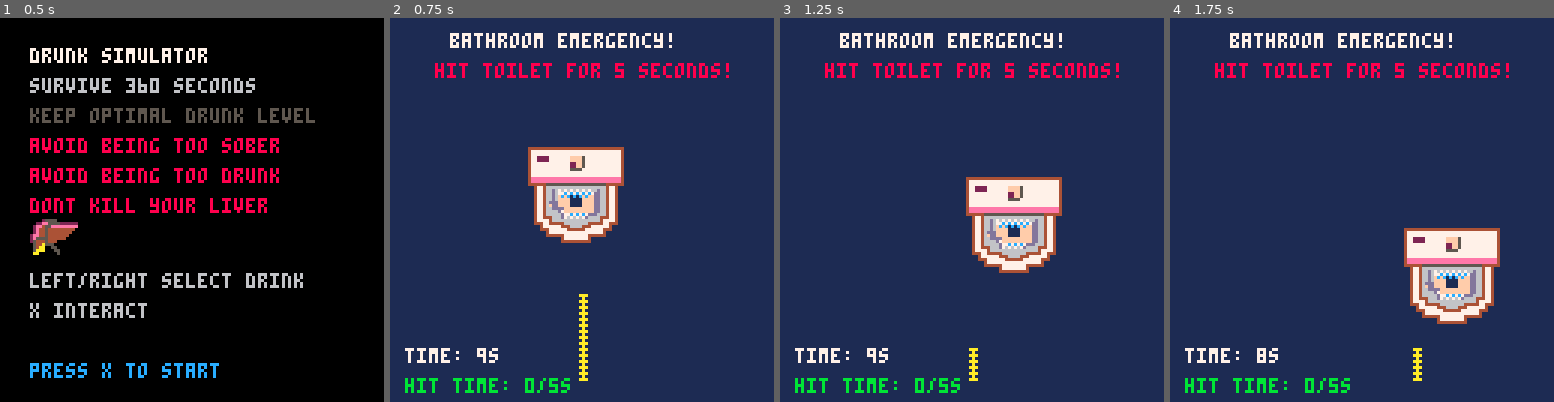
Above: before the commit, frames 1-4 (left to right).
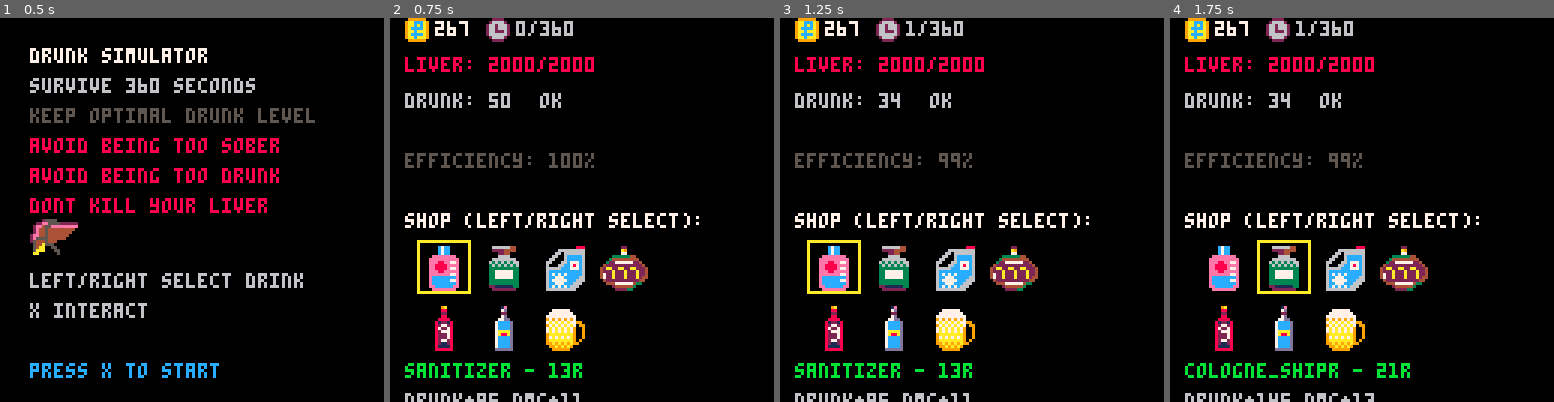
Above: after the commit, the same moments.

Repository: fritzlolpro/picopico
Game: PICO-8 cartridge carts/drunk.p8
Same seed, same stepped clock (60 frames per second), same inputs: the game is played once before the commit and once after it.
Inputs:
- Up to frame 1 (0.5 s): no input
- Up to frame 2 (0.75 s): tap O (Z key) at 0.7 s
- Up to frame 3 (1.25 s): no input
- Up to frame 4 (1.75 s): hold Right from 1.6 s (still down); tap O (Z key) at 1.7 s

Frame 1 is identical in both runs. In frame 2, 100% of the frame differs, in the area x 0-100%, y 0-100%; in frame 3, 100%; in frame 4, 100%.

Commit message:
minigame background and sobering

Diff:
--- a/carts/drunk.p8
+++ b/carts/drunk.p8
@@ -150,7 +150,7 @@
         total_seconds += 1
 
         -- Automatic alcohol consumption every DRINKING_FREQUENCY seconds
-        if total_seconds % drinking_frequency == 0 then
+        if total_seconds % drinking_frequency == 0 and not minigame_active then
             drink_alcohol()
         end
 
@@ -722,7 +722,7 @@
 end
 
 function draw_game()
-    minigame_active = true
+
     -- Check active mini-game
     if minigame_active then
         draw_minigame()
@@ -852,7 +852,7 @@
     cls(1) -- Blue background
     print("bathroom emergency!", 20, 5, 7)
     print("hit toilet for 5 seconds!", 15, 15, 8)
-
+    map(0, 0, 0, 32, 16, 10)
     -- Draw toilet sprite (moving and resizing)
     local toilet_sprite_id = 12 -- Assuming sprite 12 is your toilet
     spr(toilet_sprite_id, toilet_x, toilet_y, toilet_size, toilet_size)
@@ -875,11 +875,13 @@
     print("time: "..flr(minigame_timer/60).."s", 5, 110, 7)
     print("hit time: "..flr(toilet_hit_time/60).."/"..minigame_game_length.."s", 5, 120, 11)
 
-
+    local intox_color = get_intoxication_color()
+    print("drunk: " .. flr(intoxication), 80, 110, intox_color)
+    print(get_intoxication_status(), 80, 120, intox_color)
     -- Visual feedback when hitting toilet
     if stream_x >= toilet_x and stream_x <= toilet_x + toilet_size * 8 and
        (stream_y - stream_length) <= toilet_y + toilet_size * 8 and stream_y >= toilet_y then
-        print("hit!", toilet_x, toilet_y - 8, 11)
+        print("hit!", toilet_x, toilet_y - 8, 8)
     end
 end
 
@@ -1179,3 +1181,54 @@
 
 
 
+…(41 lines of a section not shown)…
+__map__
+c1c2c2c2d2c2c2c2c2c2c2c2c2c2c2c200000000000000000000000000000000000000000000000000000000000000000000000000000000000000000000000000000000000000000000000000000000000000000000000000000000000000000000000000000000000000000000000000000000000000000000000000000000
+c2c0c2c2c2c2c2c2c2d0d3c2d2c0d2c200000000000000000000000000000000000000000000000000000000000000000000000000000000000000000000000000000000000000000000000000000000000000000000000000000000000000000000000000000000000000000000000000000000000000000000000000000000
+c1c2d1c2c2c2d2c0d2e3d1c2c2c2c2c200000000000000000000000000000000000000000000000000000000000000000000000000000000000000000000000000000000000000000000000000000000000000000000000000000000000000000000000000000000000000000000000000000000000000000000000000000000
+c2c2c2c2c2c2d2d2c2c2c2c2c2c2c2c200000000000000000000000000000000000000000000000000000000000000000000000000000000000000000000000000000000000000000000000000000000000000000000000000000000000000000000000000000000000000000000000000000000000000000000000000000000
+c2d2d2d2c2c2c2c2d2d1c3c2c2c2d1c200000000000000000000000000000000000000000000000000000000000000000000000000000000000000000000000000000000000000000000000000000000000000000000000000000000000000000000000000000000000000000000000000000000000000000000000000000000
+c2c2d0c1c2c2d2c2d2c2c2c0c2d3d2d200000000000000000000000000000000000000000000000000000000000000000000000000000000000000000000000000000000000000000000000000000000000000000000000000000000000000000000000000000000000000000000000000000000000000000000000000000000
+c2c2d2c1d2c3d2c2c2c2c2c2c2c2c0d200000000000000000000000000000000000000000000000000000000000000000000000000000000000000000000000000000000000000000000000000000000000000000000000000000000000000000000000000000000000000000000000000000000000000000000000000000000
+c2c2c0d2c2c2c2c0c2c2c0c2c2c2d2d200000000000000000000000000000000000000000000000000000000000000000000000000000000000000000000000000000000000000000000000000000000000000000000000000000000000000000000000000000000000000000000000000000000000000000000000000000000
+d2c2d2d2d2d2d2d2d2c2c2c2d2c2d2d200000000000000000000000000000000000000000000000000000000000000000000000000000000000000000000000000000000000000000000000000000000000000000000000000000000000000000000000000000000000000000000000000000000000000000000000000000000
Not shown, changed: 81 lines of the sprite sheet (__gfx__) section of carts/drunk.p8
Not shown, changed: the thumbnail (__label__) section of carts/drunk.p8
